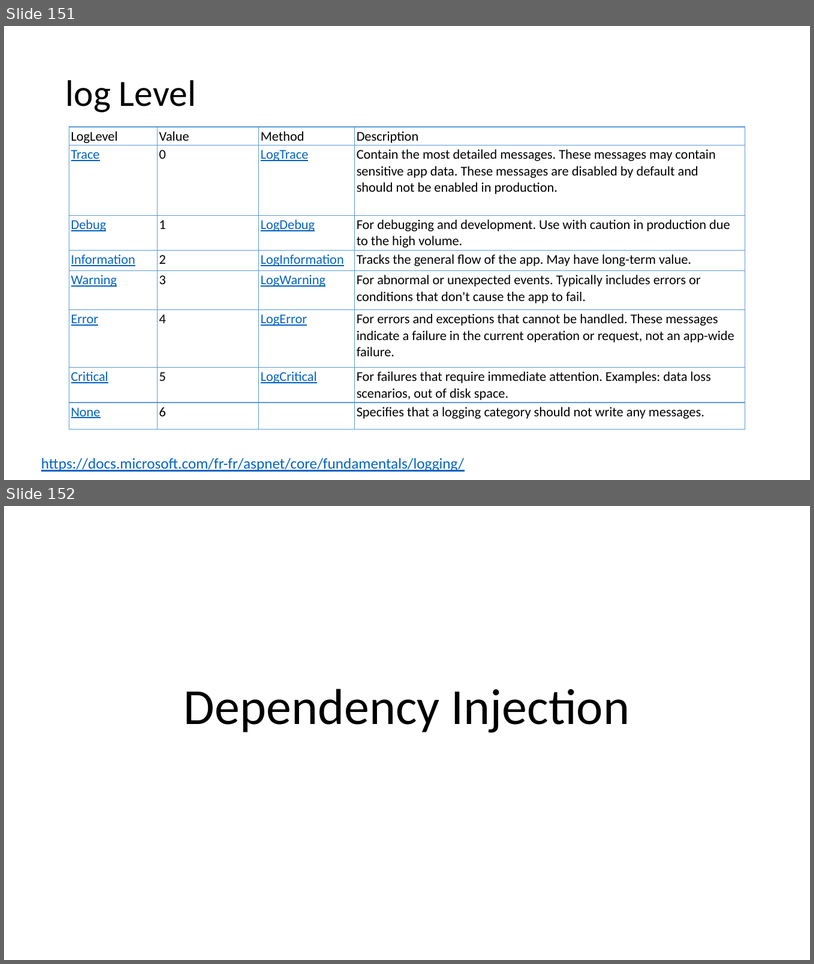
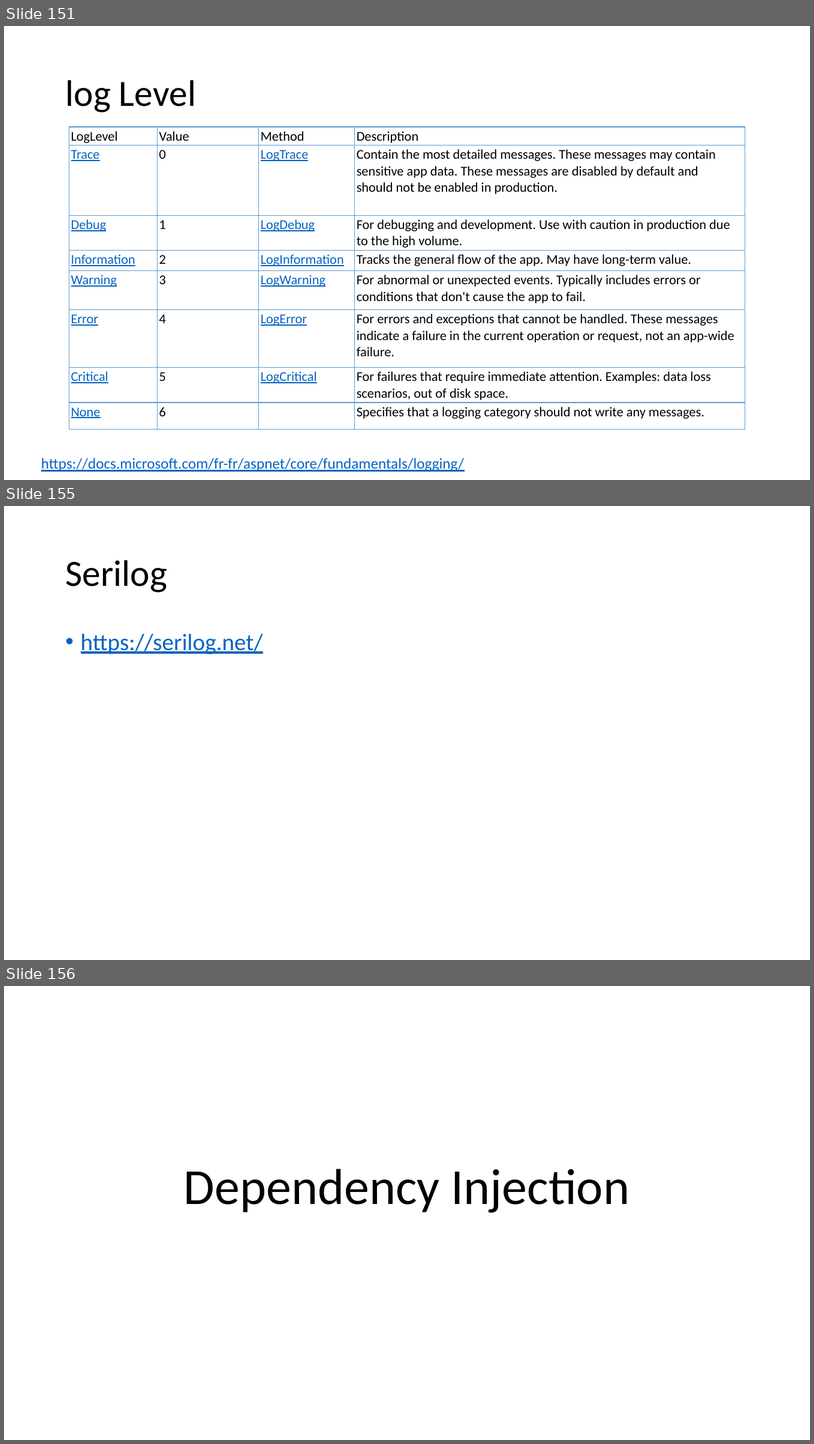
Before and after one commit to guillaume-chervet/course.dotnet, a slide deck: documentations/dotnet.pptx. Shown one above the other, each under a label of ours: slides 151 and 152 before the commit, slides 151, 155 and 156 after it; the slides between them are not shown. The pictures are 814x964 and 814x1444 pixels, drawn with LibreOffice and Linux fonts; fonts in the diff are those of the drawing. Boxes give left, top, right and bottom in pixels: in the first picture for what was removed or moved away, otherwise in the second. Text is boxed around its words. In the diff, an @@ line names an element or a change of style, - is before the commit and + after.

```diff
--- a/documentations/dotnet.pptx
+++ b/documentations/dotnet.pptx
@@ slide 155 added at [4,506,810,960], background #FFFFFF @@
@@ title added at [65,560,167,592], 44 pt, text #000000 @@
+Serilog
@@ text added at [81,633,263,654], 28 pt, text #0563C1, underline @@
+• https://serilog.net/
@@ what was slide 152 is now slide 156 @@
```
Also in this commit, not shown: 1 slide changed, 5 other slides added.
